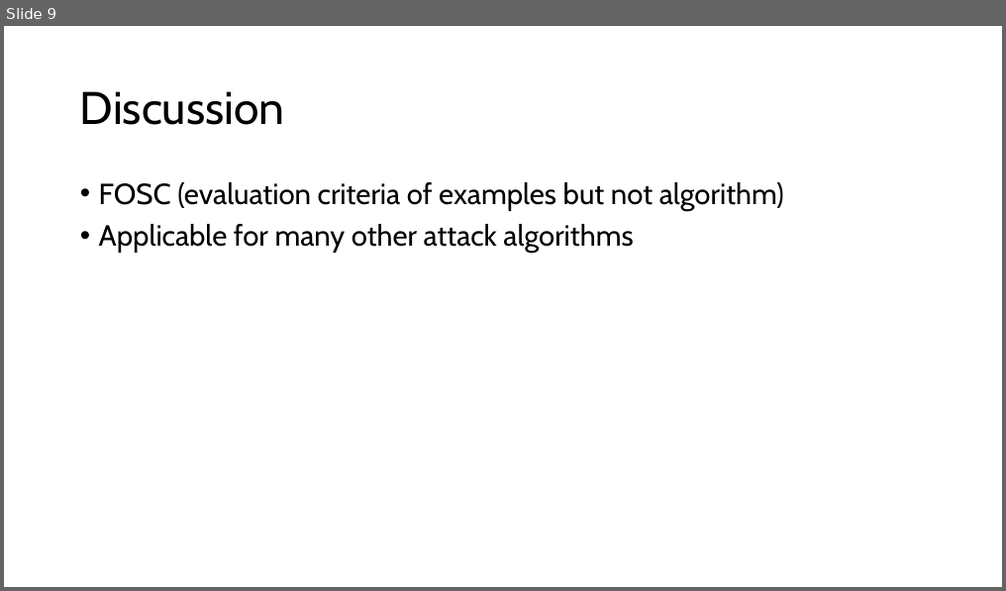
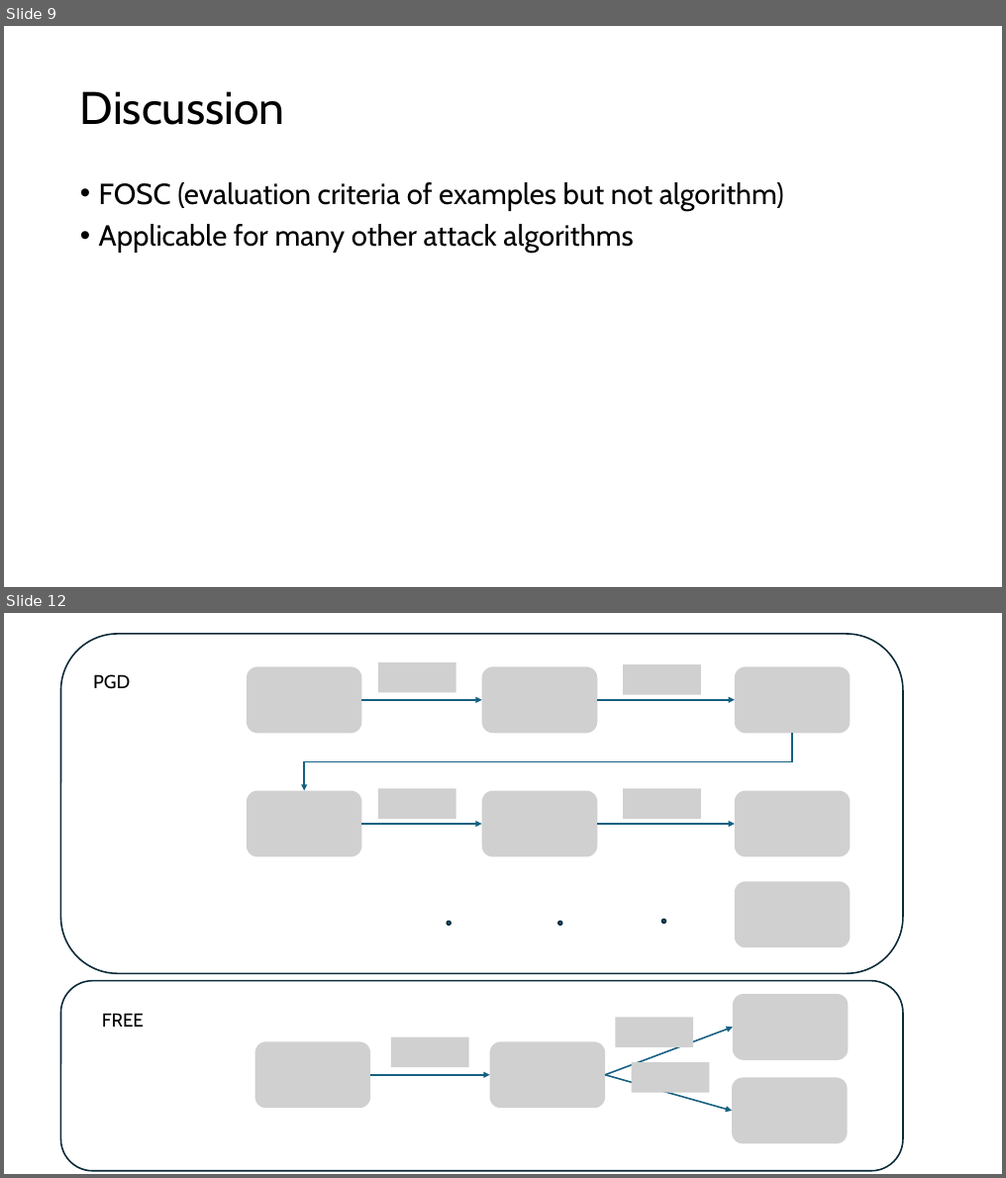
Before and after one commit to Ivan087/PG_Ad_train, a slide deck: meeting/6.6.pptx. Shown one above the other, each under a label of ours: slide 9 before the commit, slides 9 and 12 after it; the slides between them are not shown. The pictures are 1006x591 and 1006x1178 pixels, drawn with LibreOffice and Linux fonts; fonts in the diff are those of the drawing; grey boxes stand for pictures. Boxes give left, top, right and bottom in pixels: in the first picture for what was removed or moved away, otherwise in the second. Text is boxed around its words. In the diff, an @@ line names an element or a change of style, - is before the commit and + after.

```diff
--- a/meeting/6.6.pptx
+++ b/meeting/6.6.pptx
@@ slide 12 added at <box>4,613,1002,1174</box>, background #FFFFFF @@
@@ rounded rectangle added at <box>60,634,903,973</box>, outline #092A39 1.5 pt @@
@@ picture added at <box>247,666,361,734</box> @@
@@ picture added at <box>378,663,456,692</box> @@
@@ picture added at <box>482,666,598,734</box> @@
@@ picture added at <box>623,664,701,694</box> @@
@@ picture added at <box>735,666,849,734</box> @@
@@ text added at <box>93,674,130,689</box>, 18 pt, text #000000 @@
+PGD
@@ arrow added from (361, 700) to (482, 700), #156082 1.5 pt @@
@@ arrow added from (598, 700) to (735, 700), #156082 1.5 pt @@
@@ elbow arrow added from (792, 733) to (304, 790), #156082 1.5 pt @@
@@ picture added at <box>247,790,361,858</box> @@
@@ picture added at <box>378,789,456,819</box> @@
@@ picture added at <box>482,790,598,858</box> @@
@@ picture added at <box>623,789,701,819</box> @@
@@ picture added at <box>735,790,849,858</box> @@
@@ arrow added from (361, 824) to (482, 824), #156082 1.5 pt @@
@@ arrow added from (598, 824) to (735, 824), #156082 1.5 pt @@
@@ picture added at <box>735,881,849,949</box> @@
@@ ellipse added at <box>448,922,450,925</box>, fill #156082, outline #092A39 1.5 pt @@
@@ ellipse added at <box>558,922,562,925</box>, fill #156082, outline #092A39 1.5 pt @@
@@ ellipse added at <box>662,919,665,923</box>, fill #156082, outline #092A39 1.5 pt @@
@@ rounded rectangle added at <box>60,981,903,1171</box>, outline #092A39 1.5 pt @@
@@ picture added at <box>733,994,847,1060</box> @@
@@ text added at <box>102,1013,144,1027</box>, 18 pt, text #000000 @@
+FREE
@@ arrow added from (605, 1075) to (733, 1027), #156082 1.5 pt @@
@@ picture added at <box>616,1017,693,1048</box> @@
@@ picture added at <box>254,1042,370,1109</box> @@
@@ picture added at <box>391,1038,469,1067</box> @@
@@ picture added at <box>490,1042,605,1109</box> @@
@@ arrow added from (371, 1075) to (490, 1075), #156082 1.5 pt @@
@@ arrow added from (605, 1075) to (732, 1111), #156082 1.5 pt @@
@@ picture added at <box>632,1062,709,1093</box> @@
@@ picture added at <box>732,1078,846,1145</box> @@
```
Also in this commit, not shown: 3 other slides added, 1 other file.
